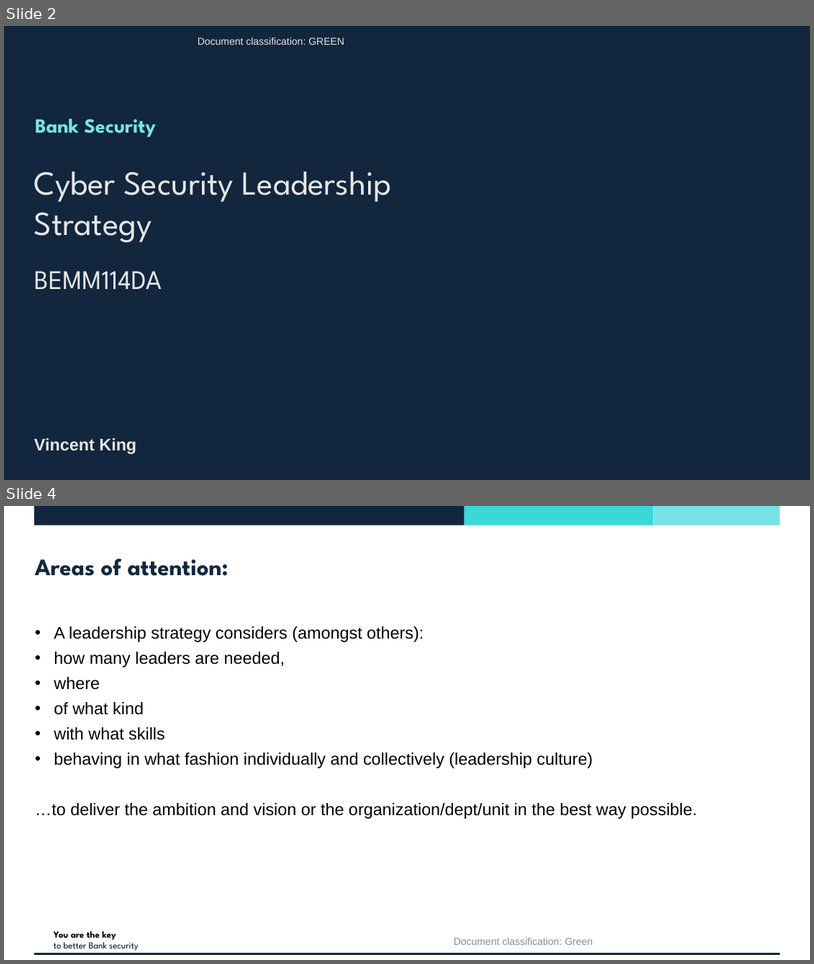
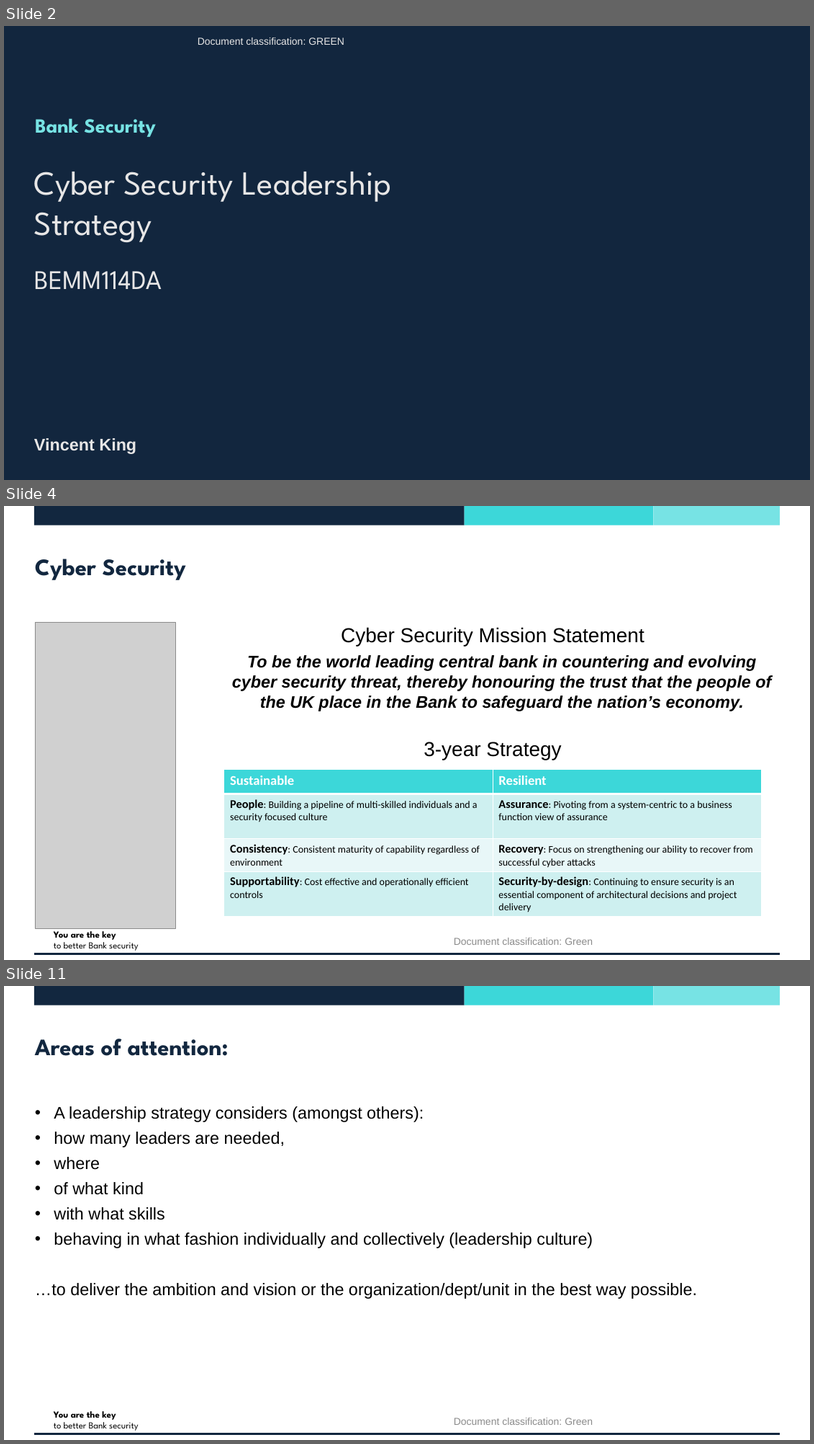
Before and after one commit to vincentjking/Presentations, a slide deck: Exeter MBA/1SLA23 - Leading People and Organisations/Assignment 2/Assignment 2 - BoE Cyber Security Leadership Strategy.pptx. Shown one above the other, each under a label of ours: slides 2 and 4 before the commit, slides 2, 4 and 11 after it; the slides between them are not shown. The pictures are 814x964 and 814x1444 pixels, drawn with LibreOffice and Linux fonts; fonts in the diff are those of the drawing; grey boxes stand for pictures; background and template pictures are left out. Boxes give left, top, right and bottom in pixels: in the first picture for what was removed or moved away, otherwise in the second. Text is boxed around its words. In the diff, an @@ line names an element or a change of style, - is before the commit and + after.

```diff
--- a/Exeter MBA/1SLA23 - Leading People and Organisations/Assignment 2/Assignment 2 - BoE Cyber Security Leadership Strategy.pptx
+++ b/Exeter MBA/1SLA23 - Leading People and Organisations/Assignment 2/Assignment 2 - BoE Cyber Security Leadership Strategy.pptx
@@ slide 4 added at [4, 506, 810, 960], background #FFFFFF; not listed: 5 template elements that a slide beside it also shows @@
@@ title added at [35, 559, 186, 580], 28 pt, text #12273F, bold @@
+Cyber Security
@@ picture added at [35, 622, 176, 928] @@
@@ text added at [232, 627, 772, 759], 20 pt, text #000000, bold, italic @@
+Cyber Security Mission Statement
+  To be the world leading central bank in countering and evolving cyber security threat, thereby honouring the trust that the people of the UK place in the Bank to safeguard the nation’s economy.
+3-year Strategy
@@ table added at [224, 769, 761, 915], 4 rows, 2 columns @@
+Sustainable | Resilient
+People: Building a pipeline of multi-skilled individuals and a security focused culture | Assurance: Pivoting from a system-centric to a business function view of assurance
+Consistency: Consistent maturity of capability regardless of environment | Recovery: Focus on strengthening our ability to recover from successful cyber attacks
+Supportability: Cost effective and operationally efficient controls | Security-by-design: Continuing to ensure security is an essential component of architectural decisions and project delivery
@@ text added at [454, 937, 593, 944], 12 pt, text #8C8C8C @@
+Document classification: Green
@@ what was slide 4 is now slide 11 @@
```
Also in this commit, not shown: 2 slides changed, 5 other slides added, 1 slide removed, 10 other files.
